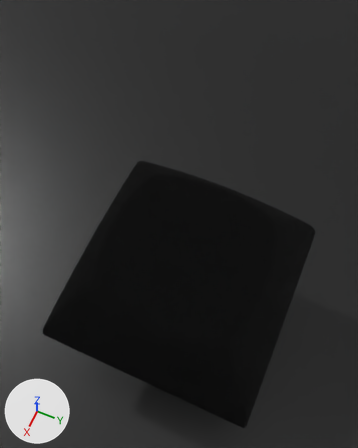
A saved change to the Blender file template.blend.
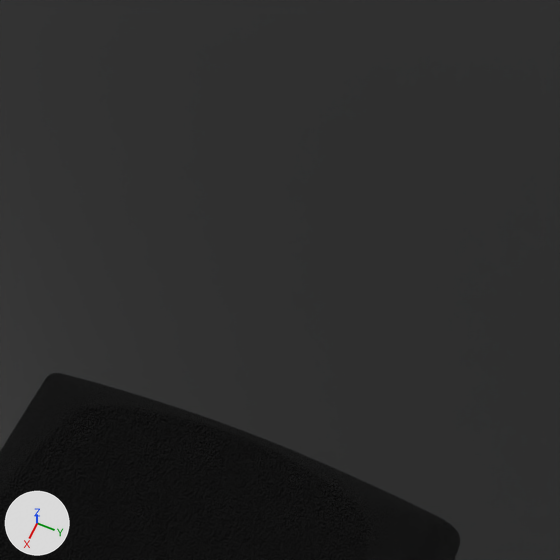
Each version appears first whole from a 50 mm lens placed at (0.2146, -0.3659, 0.056), pointed at (0.1931, -0.3755, 0.0078), and next in a close-up on the part from 33% to 100% of the width and 0% to 54% of the height. The lights are fixed; the arrows at lower left show +X, +Y and +Z. The close-ups show mesh edges as thin lines.

The first close-up shows 'Keycap', 'Plane'.
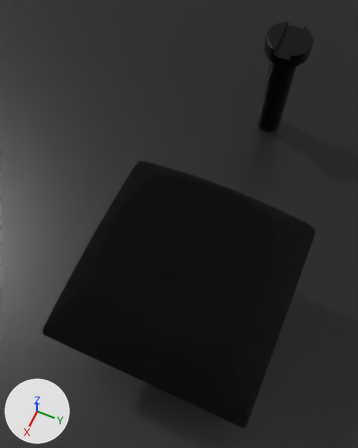
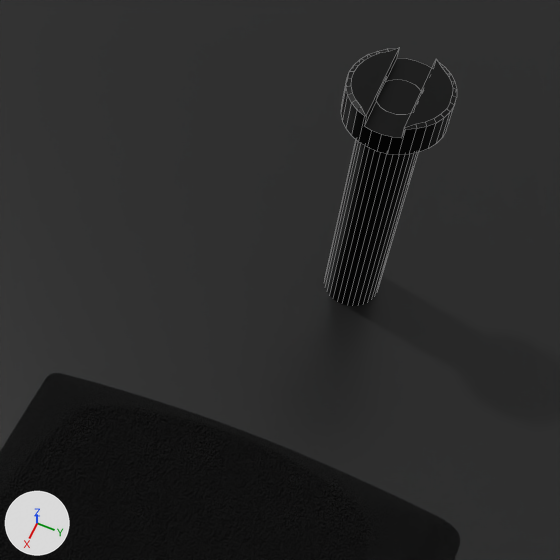
Where the change shows, as pixel boxes (x1, y1, x2, y2) in the close-ups (560 x 560 px):
'Screw', added (black)
    after: (324, 47, 457, 306)

The change in detail:
Material 'Material' (mat_material) is new.
Its base color is (0.0, 0.0, 0.0) (black #000000).
Its metallic is 0.644.
Its roughness is 0.326.
Its specular ior level is 0.722.
Mesh me_screw is new.
It has 188 vertices, 100 faces and spans x -0.74..0.74, y -0.74..0.74, z -13.05..0.77.
It uses material mat_material (black #000000).
Object 'Screw' (ob_screw) is new; it shows me_screw.
Its location is (0.17018, -0.37209, 0.01432).
Its scale is (0.00357, 0.00357, 0.00117).
